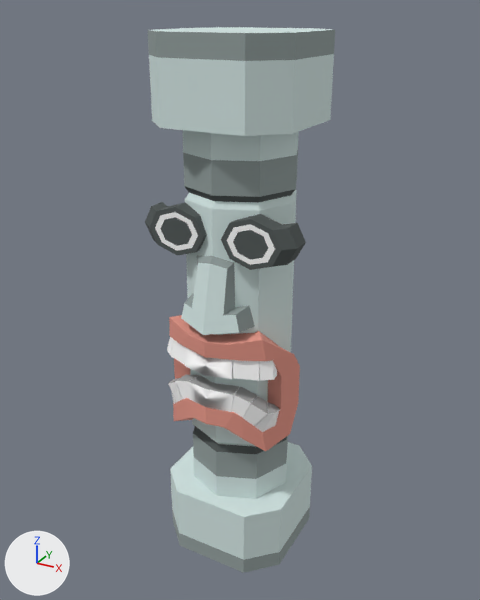
Before and after pictures for a commit that changed the FBX model Assets/Prefabs/Models/Totem_1.fbx.
The view is the same before and after, from a 50 mm camera at (23.66, -6.93, 7.2) aimed at (19.78, 0.12, 3.68). Arrows for +X, +Y and +Z are at lower left; the lights stay in place. The picture after the commit comes second.

Names of what the first picture shows: 'Totem_2'.
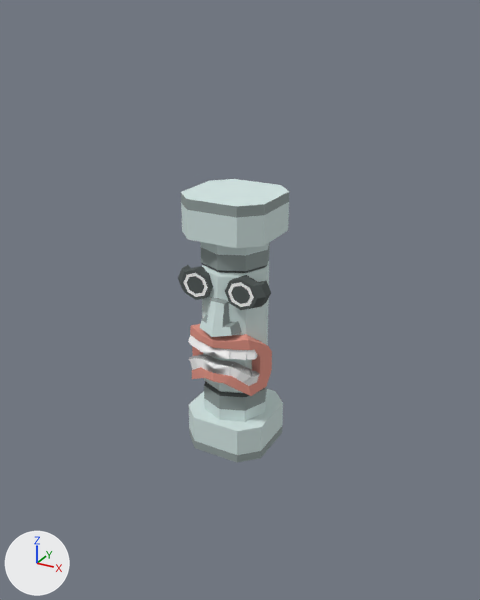
Commit message: fix totem

Boxes (x1, y1, x2, y2) around the edits, measured in the pictures (480 x 600 px; the box of a moved part takes in the faces that stretch with it):
'Totem_2', reshaped, rescaled (41% narrower, 48% shorter): before (145, 27, 335, 573); after (178, 179, 289, 462)
part 1 of me_cylinder_008, moved or reshaped: before (231, 387, 257, 418); after (229, 362, 245, 378)
part 2 of me_cylinder_008, moved or reshaped: before (169, 315, 300, 451); after (190, 324, 272, 396)
part 3 of me_cylinder_008, moved or reshaped: before (185, 349, 233, 379); after (200, 343, 230, 359)
part 4 of me_cylinder_008, moved or reshaped: before (233, 360, 259, 381); after (230, 349, 246, 360)
part 5 of me_cylinder_008, moved or reshaped: before (259, 360, 277, 381); after (246, 350, 257, 360)
part 6 of me_cylinder_008, moved or reshaped: before (188, 375, 239, 412); after (202, 356, 234, 376)
part 7 of me_cylinder_008, moved or reshaped: before (255, 402, 280, 432); after (244, 370, 259, 386)
part 8 of me_cylinder_008, moved or reshaped: before (176, 375, 200, 399); after (194, 355, 209, 368)
part 9 of me_cylinder_008, moved or reshaped: before (171, 340, 188, 364); after (191, 337, 202, 350)
part 10 of me_cylinder_008, moved or reshaped: before (167, 337, 174, 356); after (188, 335, 193, 345)
part 11 of me_cylinder_008, moved or reshaped: before (221, 214, 306, 270); after (225, 275, 271, 310)
part 12 of me_cylinder_008, moved or reshaped: before (145, 202, 207, 255); after (178, 265, 213, 300)
part 13 of me_cylinder_008, moved or reshaped: before (148, 27, 335, 136); after (181, 179, 289, 248)
part 14 of me_cylinder_008, moved or reshaped: before (170, 442, 312, 573); after (189, 389, 283, 462)
part 15 of me_cylinder_008, added: after (200, 242, 270, 421)
part 16 of me_cylinder_008, deleted: before (168, 378, 268, 426)
part 17 of me_cylinder_008, cut back: before (181, 130, 299, 499); after (189, 356, 252, 383)

The change, as a diff of the scene's bpy script:
```diff
--- a/Assets/Prefabs/Models/Totem_1.fbx.py
+++ b/Assets/Prefabs/Models/Totem_1.fbx.py
@@ me_cylinder_008 @@
 # used by ob_totem_2; location = (19.82, -0.34, 3.38); rotation_euler = (1.571, 0.0, 0.0), in degrees (90, 0, 0); scale = (0.00713, 0.00558, 0.00713)
-me_cylinder_008.from_pydata(...)  # 438 vertices, 344 faces; spans x -143.0..146.0, y -602.0..645.0, z -187.0..76.0
+me_cylinder_008.from_pydata(...)  # 433 vertices, 344 faces; spans x -61.0..63.0, y -168.0..180.0, z -84.0..34.0
+# me_cylinder_008 part 1: the loose piece of 8 vertices spanning x 38.0..78.0, y -167.0..-105.0, z 20.0..58.0 is scaled about the mesh origin by (0.446, 0.279, 0.446)
+# me_cylinder_008 part 2: the loose piece of 78 vertices spanning x -130.0..130.0, y -253.0..37.0, z -52.0..72.0 is scaled about the mesh origin by (0.446, 0.279, 0.446)
+# me_cylinder_008 part 3: the loose piece of 12 vertices spanning x -48.0..48.0, y -67.0..-16.0, z 19.0..73.0 is scaled about the mesh origin by (0.446, 0.279, 0.446)
+# me_cylinder_008 part 4: the loose piece of 8 vertices spanning x 39.0..91.0, y -68.0..-15.0, z 6.0..59.0 is scaled about the mesh origin by (0.446, 0.279, 0.446)
+# me_cylinder_008 part 5: the loose piece of 12 vertices spanning x 69.0..111.0, y -68.0..-15.0, z -15.0..42.0 is scaled about the mesh origin by (0.446, 0.279, 0.446)
+# me_cylinder_008 part 6: the loose piece of 12 vertices spanning x -47.0..47.0, y -152.0..-100.0, z 19.0..71.0 is scaled about the mesh origin by (0.446, 0.279, 0.446)
+# me_cylinder_008 part 7: the loose piece of 12 vertices spanning x 66.0..112.0, y -200.0..-142.0, z -10.0..41.0 is scaled about the mesh origin by (0.446, 0.279, 0.446)
+# me_cylinder_008 part 8: the loose piece of 8 vertices spanning x -79.0..-38.0, y -167.0..-105.0, z 20.0..58.0 is scaled about the mesh origin by (0.446, 0.279, 0.446)
+# me_cylinder_008 part 9: the loose piece of 8 vertices spanning x -91.0..-40.0, y -68.0..-15.0, z 6.0..59.0 is scaled about the mesh origin by (0.446, 0.279, 0.446)
+# me_cylinder_008 part 10: the loose piece of 12 vertices spanning x -111.0..-69.0, y -68.0..-15.0, z -15.0..42.0 is scaled about the mesh origin by (0.446, 0.279, 0.446)
+# me_cylinder_008 part 11: the loose piece of 38 vertices spanning x 17.0..146.0, y 194.0..302.0, z -5.0..42.0 is scaled about its middle by (0.407, 0.373, 0.446), then moved by (-45.0, -179.0, -10.0)
+# me_cylinder_008 part 12: the loose piece of 38 vertices spanning x -143.0..-15.0, y 194.0..302.0, z -5.0..42.0 is scaled about its middle by (0.407, 0.373, 0.446), then moved by (44.0, -179.0, -10.0)
+# me_cylinder_008 part 13: the loose piece of 24 vertices spanning x -127.0..125.0, y 468.0..645.0, z -187.0..65.0 is scaled about the mesh origin by (0.446, 0.279, 0.446)
+# me_cylinder_008 part 14: the loose piece of 24 vertices spanning x -127.0..125.0, y -602.0..-426.0, z -187.0..65.0 is scaled about the mesh origin by (0.446, 0.279, 0.446)
+# me_cylinder_008 part 15: a new loose piece of 100 vertices spanning x -45.0..44.0, y -119.0..131.0, z -72.0..34.0
+# me_cylinder_008 part 16: 7 loose pieces with 44 vertices, spanning x -113.0..106.0, y -200.0..-119.0, z -10.0..51.0, are deleted
+# me_cylinder_008 part 17
+# 100 vertices are removed from x -100.0..100.0, y -426.0..468.0, z -161.0..76.0
+# 86 faces are deleted
+# 24 vertices are added at x -47.0..47.0, y -53.0..-33.0, z 2.0..23.0
+# 11 new faces join them, mat_white (white #ffffff)
+# 2 new faces join them, mat_white_001 (grey #ababab)
+# other edits to the shape of me_cylinder_008 do not show in these pictures
 me_cylinder_008.materials.append(mat_red)
@@ ob_totem_2 @@
 ob_totem_2.rotation_euler = (1.571, 0.0, 0.0)  # degrees (90, 0, 0)
-ob_totem_2.scale = (0.00713, 0.00558, 0.00713)
+ob_totem_2.scale = (0.01, 0.01, 0.01)
```
